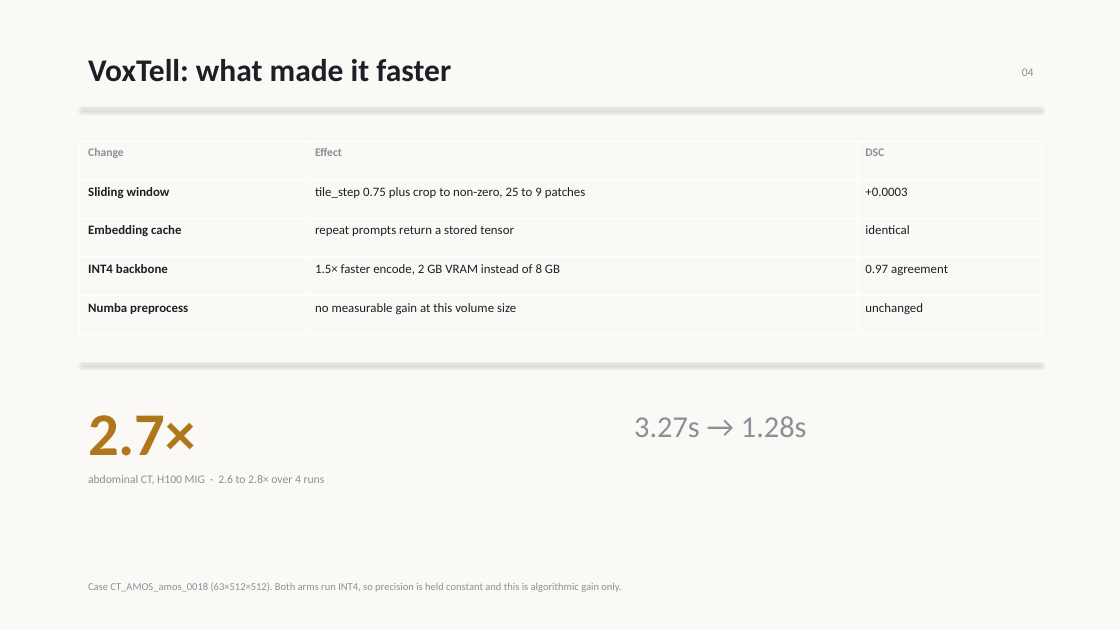
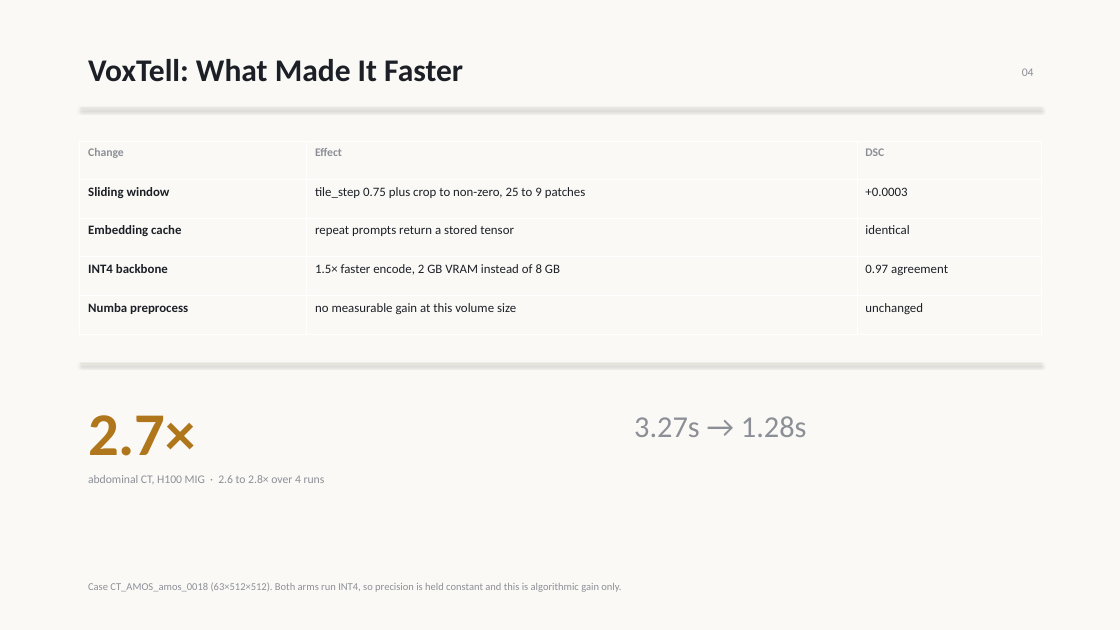
Before and after one commit to pentaexe/VoxTell-main, a slide deck: slide 4 of slides.pptx. Drawn at 1120x630 pixels with LibreOffice and Linux fonts; fonts in the diff are those of the drawing. Boxes give left, top, right and bottom in pixels: in the first picture for what was removed or moved away, otherwise in the second. Text is boxed around its words. In the diff, an @@ line names an element or a change of style, - is before the commit and + after.

```diff
--- a/slides.pptx
+++ b/slides.pptx
@@ text at (88, 59, 463, 82): text changed @@
-VoxTell: what made it faster
+VoxTell: What Made It Faster
```
Also in this commit, not shown: 6 other slides changed, 1 other file.
